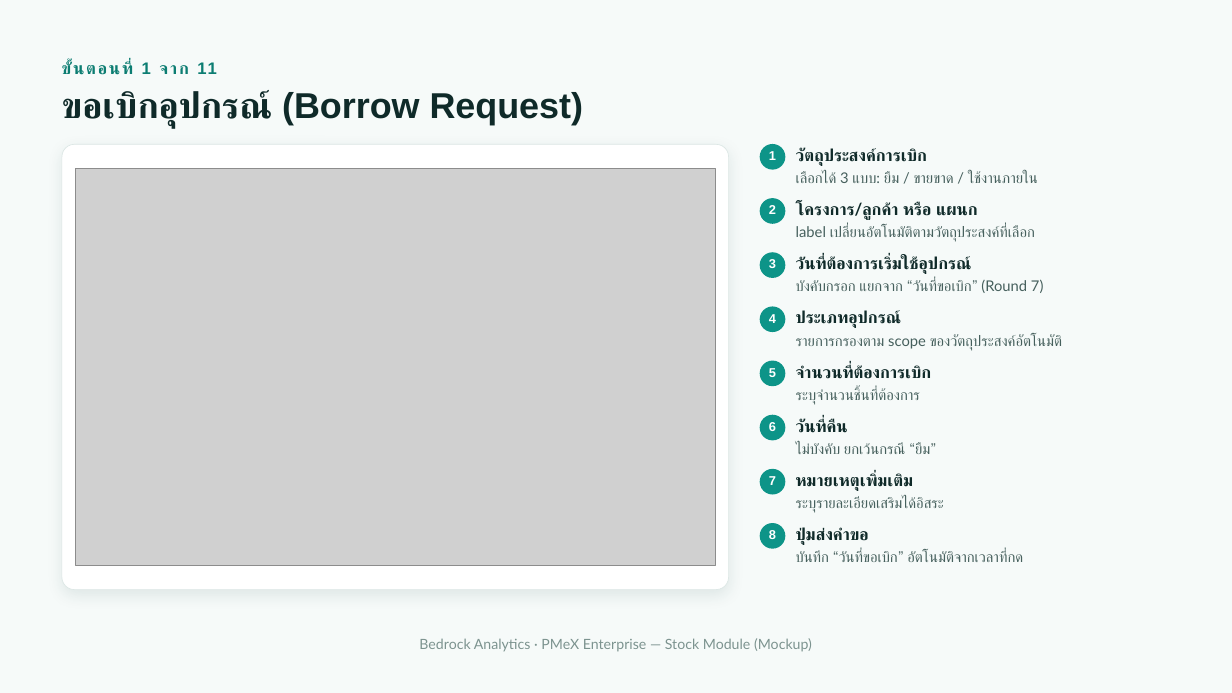
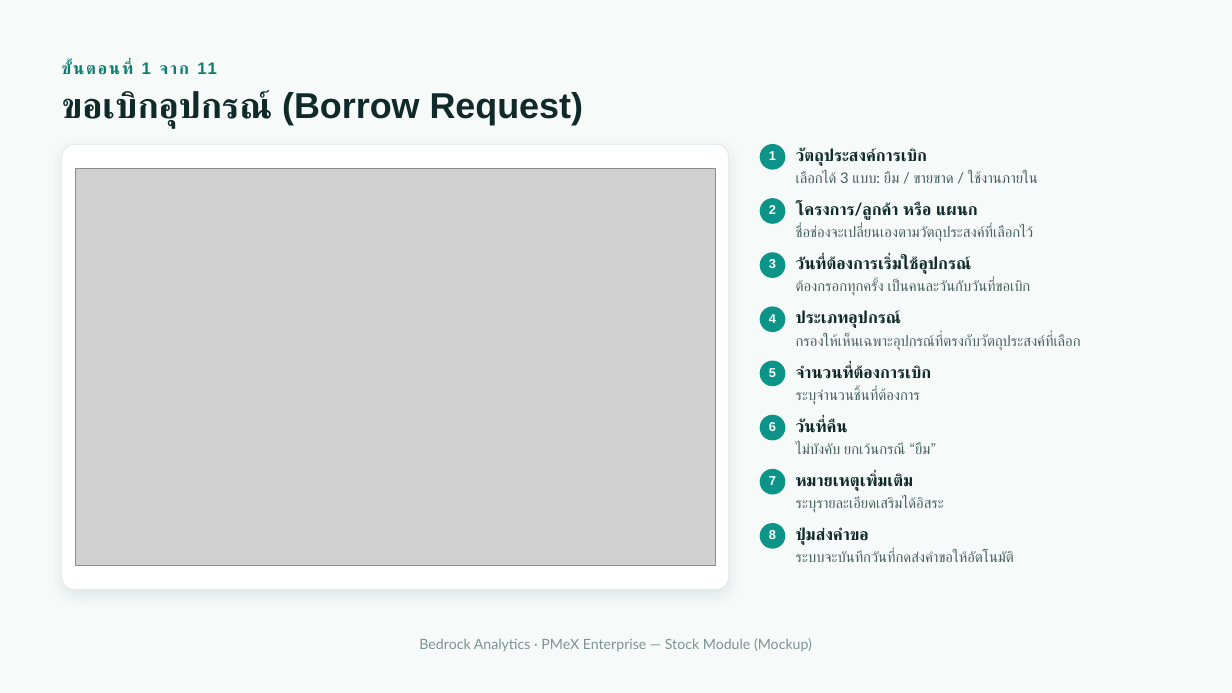
Before and after one commit to LaddaK-Bedrocks/ASSET_STOCK, a slide deck: slide 5 of PMeX Stock Module — Mockup Presentation.pptx. Drawn at 1232x693 pixels with LibreOffice and Linux fonts; fonts in the diff are those of the drawing; grey boxes stand for pictures. Boxes give left, top, right and bottom in pixels: in the first picture for what was removed or moved away, otherwise in the second. Text is boxed around its words. In the diff, an @@ line names an element or a change of style, - is before the commit and + after.

```diff
--- a/PMeX Stock Module — Mockup Presentation.pptx
+++ b/PMeX Stock Module — Mockup Presentation.pptx
@@ text at (796,225,1034,242): text changed @@
-label เปลี่ยนอัตโนมัติตามวัตถุประสงค์ที่เลือก
+ชื่อช่องจะเปลี่ยนเองตามวัตถุประสงค์ที่เลือกไว้
@@ text at (796,280,1030,296): text changed @@
-บังคับกรอก แยกจาก “วันที่ขอเบิก” (Round 7)
+ต้องกรอกทุกครั้ง เป็นคนละวันกับวันที่ขอเบิก
@@ text at (796,334,1081,351): text changed @@
-รายการกรองตาม scope ของวัตถุประสงค์อัตโนมัติ
+กรองให้เห็นเฉพาะอุปกรณ์ที่ตรงกับวัตถุประสงค์ที่เลือก
@@ text at (796,550,1014,562): text changed @@
-บันทึก “วันที่ขอเบิก” อัตโนมัติจากเวลาที่กด
+ระบบจะบันทึกวันที่กดส่งคำขอให้อัตโนมัติ
```
Also in this commit, not shown: 13 other slides changed, 4 slides added, 3 slides removed, 4 other files.
